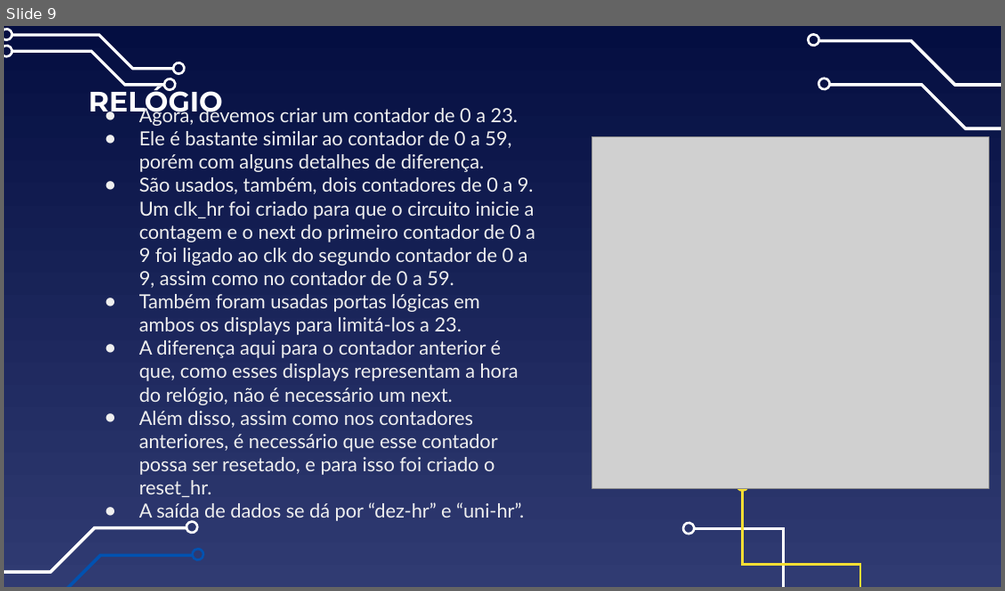
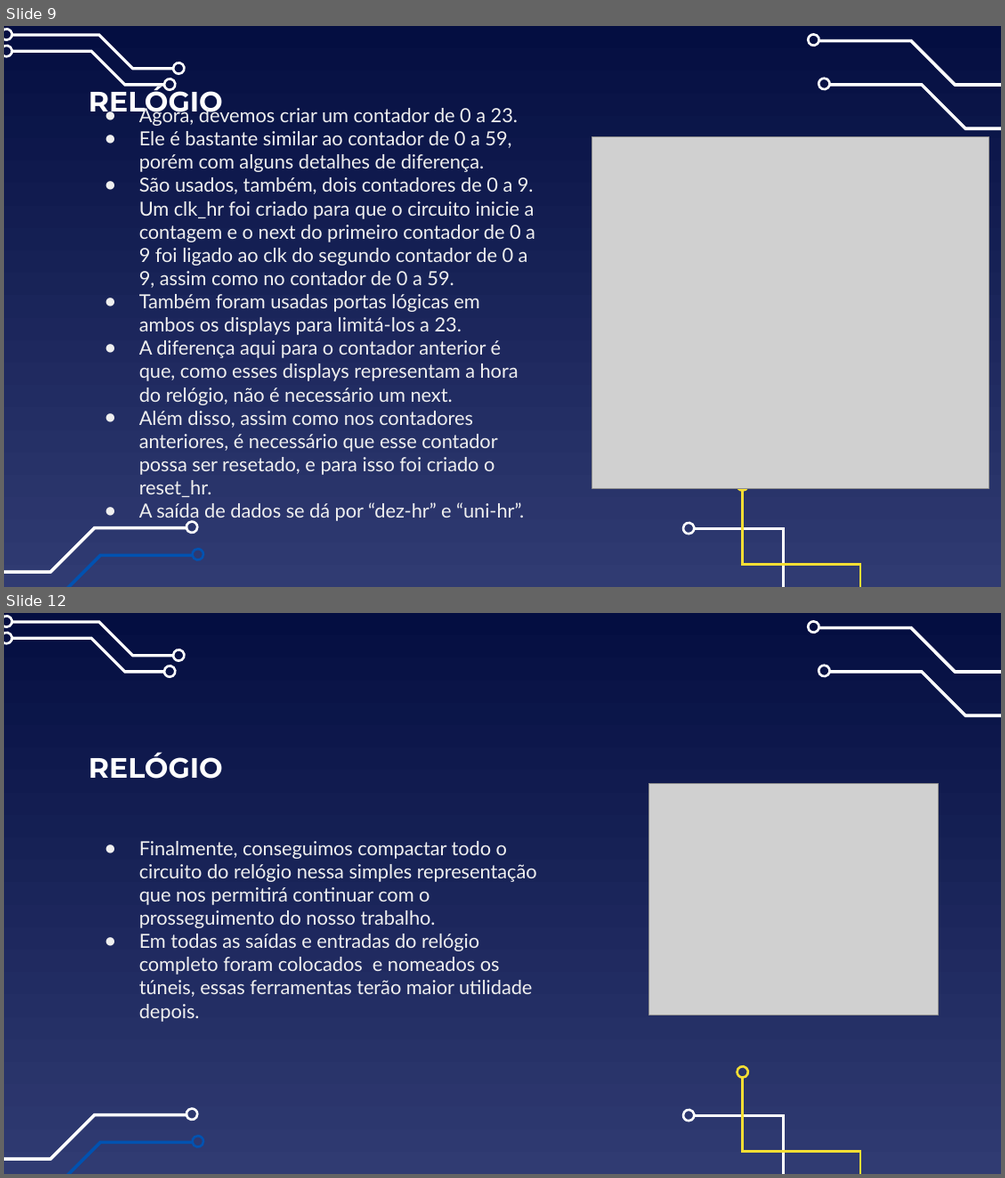
Before and after one commit to IgorTorquatto/Circuitos_Digitais, a slide deck: Trabalho_2_Circuitos_Digitais/TRABALHO.pptx. Shown one above the other, each under a label of ours: slide 9 before the commit, slides 9 and 12 after it; the slides between them are not shown. The pictures are 1005x591 and 1005x1178 pixels, drawn with LibreOffice and Linux fonts; fonts in the diff are those of the drawing; grey boxes stand for pictures. Boxes give left, top, right and bottom in pixels: in the first picture for what was removed or moved away, otherwise in the second. Text is boxed around its words. In the diff, an @@ line names an element or a change of style, - is before the commit and + after.

```diff
--- a/Trabalho_2_Circuitos_Digitais/TRABALHO.pptx
+++ b/Trabalho_2_Circuitos_Digitais/TRABALHO.pptx
@@ slide 12 added at (4,613,1001,1174), background gradient #040E41 to #303B72; not listed: 18 template elements that a slide beside it also shows @@
@@ title added at (89,752,223,779), 27 pt, text #FFFFFF, bold @@
+RELÓGIO
@@ picture added at (648,783,938,1014) @@
@@ text added at (139,841,537,1022), 18.7 pt, text #EFEFEF @@
+● Finalmente, conseguimos compactar todo o circuito do relógio nessa simples representação que nos permitirá continuar com o prosseguimento do nosso trabalho.
+● Em todas as saídas e entradas do relógio completo foram colocados e nomeados os túneis, essas ferramentas terão maior utilidade depois.
```
Also in this commit, not shown: 10 other slides added, 10 other files.
